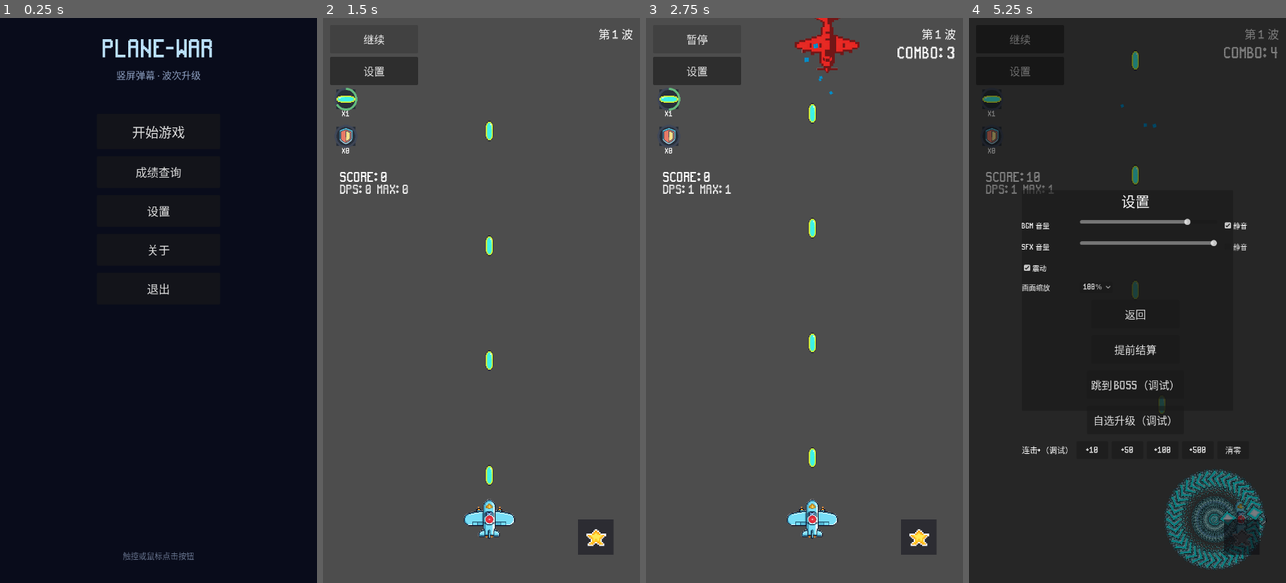
Above: before the commit, frames 1-4 (left to right).
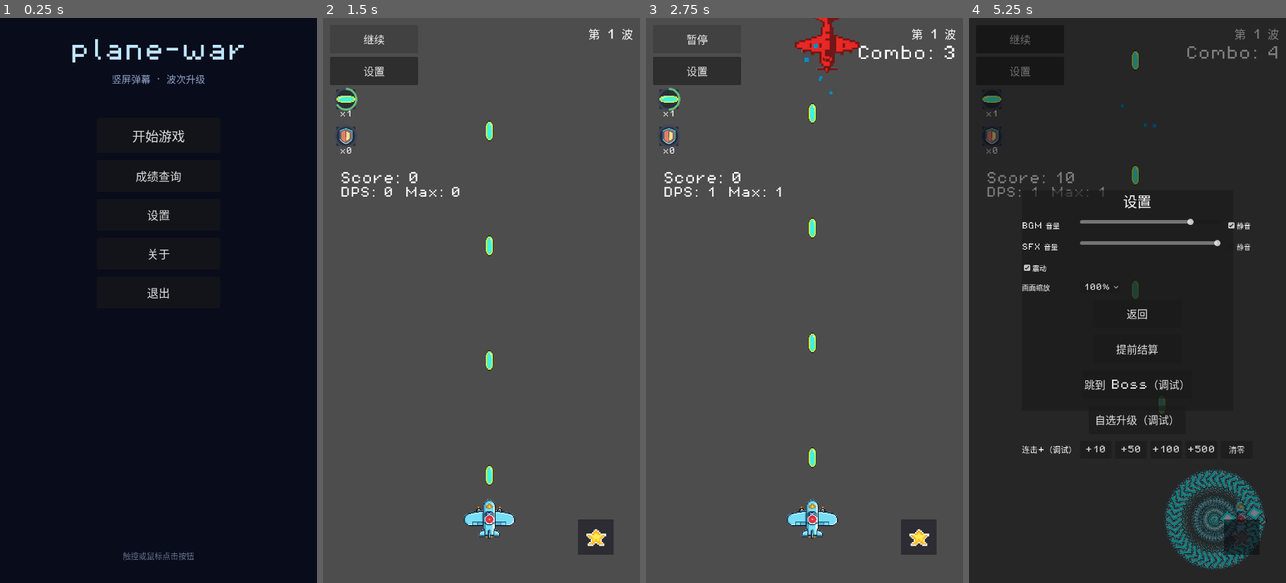
Above: after the commit, the same moments.

Repository: qingzhixing/plane-war
Game: Godot game, scene res://scenes/MainMenu.tscn
The game is run twice, just before and just after one commit, with the same random seed, the same clock (stepped at 60 frames per second) and the same inputs. Sound files missing from this copy of the repository are replaced by a short silence.
Inputs (mouse positions are in pixels of both pictures, inside the frame that each line leads up to):
- Up to frame 1 (0.25 s): no input
- Up to frame 2 (1.5 s): click "开始游戏" at 0.5 s; click "暂停" at 1.25 s
- Up to frame 3 (2.75 s): click "继续" at 2 s
- Up to frame 4 (5.25 s): tap Enter at 2.75 s; move the mouse to (1197, 272) at 2.77 s; hold D 2.78-3.5 s; tap P at 2.85 s; click (1197, 272) at 2.92 s; tap Space at 3.02 s; drag from (1064, 328) to (1241, 520) at 3.52 s; click "设置" at 4.25 s; click "静音" at 5 s

The runs differ from the first frame. In frame 1, 2.0% of the frame differs, in the area x 22-77%, y 3-50%; in frame 2, 0.7%; in frame 3, 1.0%; in frame 4, 2.7%, in the area x 5-98%, y 1-78%.

Commit message:
🎨 UI: 将全局默认字体切换为 PixelOperator8
Made-with: Cursor

Diff:
--- a/assets/theme/default_ui_theme.tres
+++ b/assets/theme/default_ui_theme.tres
@@ -1,6 +1,7 @@
 [gd_resource type="Theme" format=3 uid="uid://6gltwgxumk04"]
 
 [ext_resource type="FontFile" uid="uid://dl2n3wfuwcyhh" path="res://assets/font/pixelFont-7-8x14-sproutLands.ttf" id="1"]
+[ext_resource type="FontFile" path="res://assets/font/PixelOperator8.ttf" id="2"]
 
 [resource]
-default_font = ExtResource("1")
+default_font = ExtResource("2")
